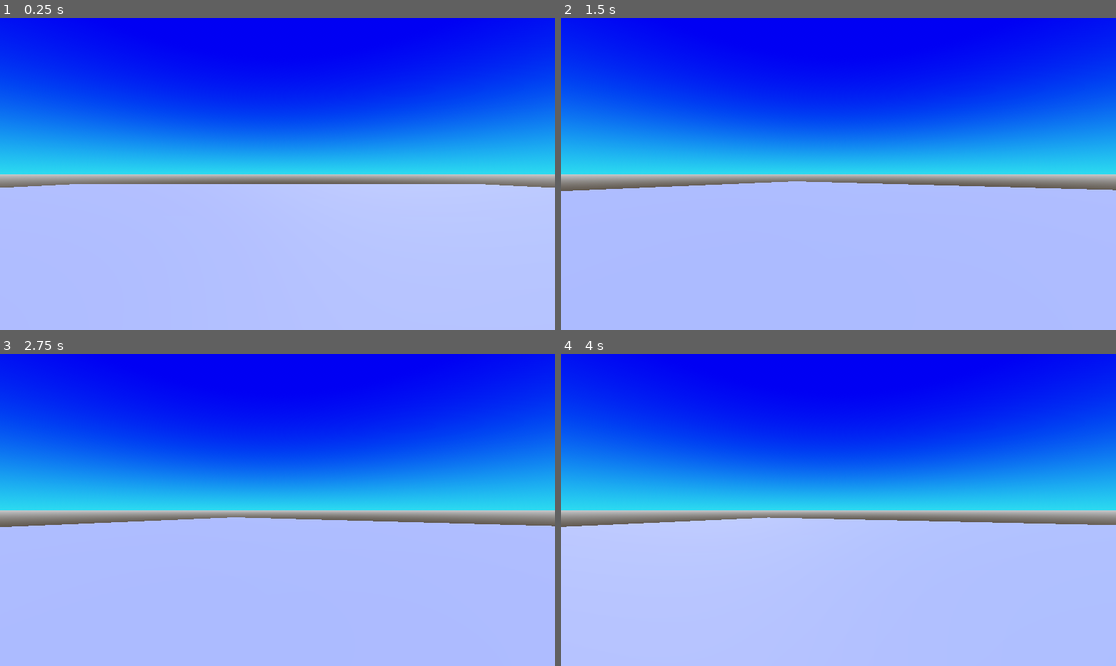
Above: before the commit, frames 1-4 (two rows, left to right).
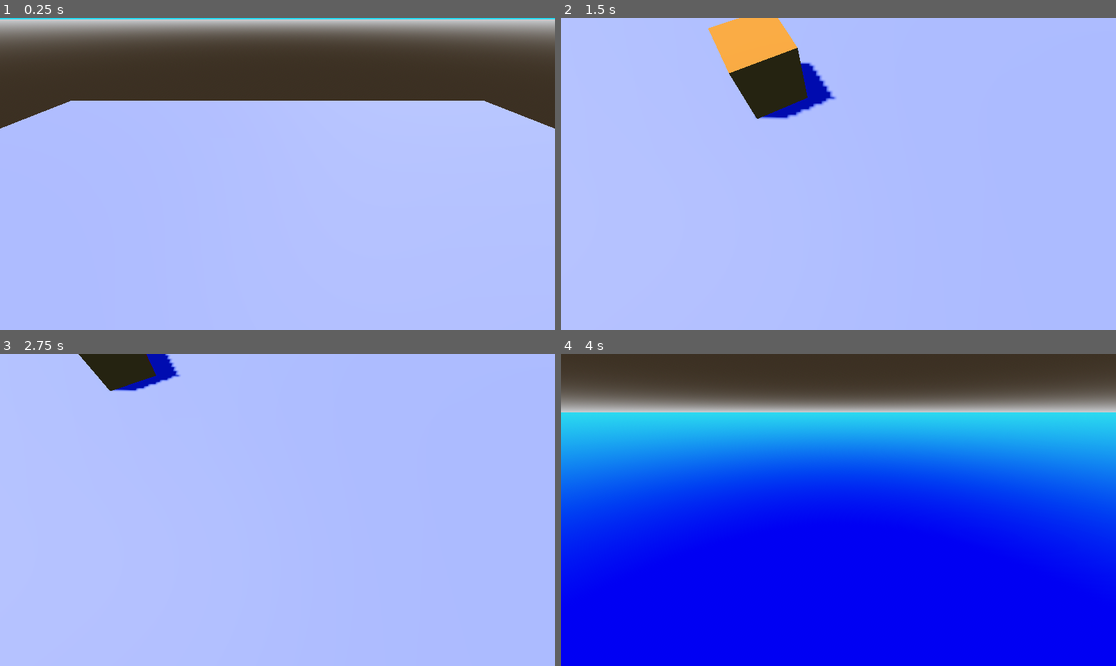
Above: after the commit, the same moments.

Repository: ek-94/godot-prototypes
Game: Godot game, scene res://world.tscn
Same seed, same stepped clock (60 frames per second), same inputs: the game is played once before the commit and once after it.
Inputs (mouse positions are in pixels of both pictures, inside the frame that each line leads up to):
- Up to frame 1 (0.25 s): no input
- Up to frame 2 (1.5 s): tap Enter at 0.5 s; move the mouse to (960, 158) at 0.52 s; hold D (right) 0.53-1.28 s; hold Middle mouse button (rotate_camera) 0.53-1.28 s; tap Mouse wheel up (zoom_in, bound only after the commit) at 0.8, 1.35 s; move the mouse to (727, 189) at 1.27 s; hold S (backwards) from 1.28 s (still down)
- Up to frame 3 (2.75 s): tap Mouse wheel down (zoom_out, bound only after the commit) at 1.55, 2.1 s; move the mouse to (333, 441) at 2.02 s; release S (backwards) at 2.03 s; hold D (right) from 2.03 s (still down); hold Middle mouse button (rotate_camera) from 2.03 s (still down)
- Up to frame 4 (4 s): move the mouse to (810, 572) at 2.77 s; release D (right) at 2.78 s; release Middle mouse button (rotate_camera) at 2.78 s; hold W (forward) 2.78-3.53 s; tap Middle mouse button (rotate_camera) at 2.85 s; tap Mouse wheel up (zoom_in, bound only after the commit) at 3.05, 3.6 s; tap Space at 3.5 s; move the mouse to (1005, 556) at 3.52 s; hold A (left) from 3.53 s (still down); tap Mouse wheel down (zoom_out, bound only after the commit) at 3.8 s

The runs differ from the first frame. In frame 1, 53% of the frame differs, in the area x 0-100%, y 0-55%; in frame 2, 54%; in frame 3, 54%; in frame 4, 96%, in the area x 0-100%, y 0-100%.

Commit message:
Fix camera controls

Diff:
--- a/zombie-survival/camera_3d.gd
+++ b/zombie-survival/camera_3d.gd
@@ -1,20 +1 @@
 extends Camera3D
-
-var rotate_speed = 1.0
-var camera_speed = 1
-
-
-func _input(event):
-	if event is InputEventMouseMotion:
-		if Input.is_action_pressed("rotate_camera"):
-			rotate_y(deg_to_rad(-event.relative.x * rotate_speed))
-
-func _physics_process(delta):
-	var input_dir = Input.get_vector(
-		"left",
-		"right",
-		"forward",
-		"backwards"
-	)
-
-	var dir = Vector3(input_dir.x, 0, input_dir.y)
--- /dev/null
+++ b/zombie-survival/camera_mount.gd
@@ -0,0 +1,41 @@
+extends Node3D
+
+var rotate_speed = 0.5
+var camera_speed = 3
+@onready var raycast: RayCast3D = $Camera3D/RayCast3D
+@onready var camera: Camera3D = $Camera3D
+
+
+func _input(event):
+	if event is InputEventMouseMotion:
+		if Input.is_action_pressed("rotate_camera"):
+			rotate_y(deg_to_rad(-event.relative.x * rotate_speed))
+			camera.rotate_x(deg_to_rad(-event.relative.y * rotate_speed))
+
+func _physics_process(delta):
+	var move_dir = Vector3.ZERO
+
+	if Input.is_action_pressed("left"):
+		move_dir += -global_basis.x
+	if Input.is_action_pressed("right"):
+		move_dir += global_basis.x
+	if Input.is_action_pressed("forward"):
+		move_dir += -global_basis.z
+	if Input.is_action_pressed("backwards"):
+		move_dir += global_basis.z
+
+	move_dir.y = 0
+	if Input.is_action_just_released("zoom_in"):
+		var dir = raycast.global_position - raycast.to_global(raycast.target_position)
+		dir = dir.normalized()
+		position += -dir * camera_speed * delta
+
+	if Input.is_action_just_released("zoom_out"):
+		var dir = raycast.global_position - raycast.to_global(raycast.target_position)
+		dir = dir.normalized()
+		position += dir * camera_speed * delta
+
+
+	if move_dir != Vector3.ZERO:
+		move_dir = move_dir.normalized()
+		position += move_dir * camera_speed * delta
--- a/zombie-survival/project.godot
+++ b/zombie-survival/project.godot
@@ -42,6 +42,16 @@
 "events": [Object(InputEventMouseButton,"resource_local_to_scene":false,"resource_name":"","device":-1,"window_id":0,"a …(253 unchanged characters)…
 ]
 }
+zoom_in={
+"deadzone": 0.2,
+"events": [Object(InputEventMouseButton,"resource_local_to_scene":false,"resource_name":"","device":-1,"window_id":0,"alt_pressed":false,"shift_pressed":false,"ctrl_pressed":false,"meta_pressed":false,"button_mask":0,"position":Vector2(0, 0),"global_position":Vector2(0, 0),"factor":1.0,"button_index":4,"canceled":false,"pressed":false,"double_click":false,"script":null)
+]
+}
+zoom_out={
+"deadzone": 0.2,
+"events": [Object(InputEventMouseButton,"resource_local_to_scene":false,"resource_name":"","device":-1,"window_id":0,"alt_pressed":false,"shift_pressed":false,"ctrl_pressed":false,"meta_pressed":false,"button_mask":0,"position":Vector2(0, 0),"global_position":Vector2(0, 0),"factor":1.0,"button_index":5,"canceled":false,"pressed":false,"double_click":false,"script":null)
+]
+}
 
 [physics]
 
--- a/zombie-survival/world.tscn
+++ b/zombie-survival/world.tscn
@@ -1,6 +1,7 @@
 [gd_scene format=3 uid="uid://cx4838qfjdkyl"]
 
 [ext_resource type="Script" uid="uid://dyajfvepor6f0" path="res://camera_3d.gd" id="1_f3sb7"]
+[ext_resource type="Script" uid="uid://sfirvywdtori" path="res://camera_mount.gd" id="1_fj7yv"]
 
 [sub_resource type="ProceduralSkyMaterial" id="ProceduralSkyMaterial_f3sb7"]
 sky_top_color = Color(0, 0, 0.9019608, 1)
@@ -19,6 +20,9 @@
 glow_enabled = true
 fog_light_color = Color(1, 0, 0, 1)
 
+[sub_resource type="StandardMaterial3D" id="StandardMaterial3D_fj7yv"]
+albedo_color = Color(1, 0.5058824, 0, 1)
+
 [node name="world" type="Node3D" unique_id=817507099]
 
 [node name="DirectionalLight3D" type="DirectionalLight3D" parent="." unique_id=1194177203]
@@ -32,6 +36,16 @@
 transform = Transform3D(1, 0, 0, 0, 1, 0, 0, 0, 1, 0, -0.5, 0)
 size = Vector3(20, 1, 20)
 
-[node name="Camera3D" type="Camera3D" parent="." unique_id=1100425505]
-transform = Transform3D(1, 0, 0, 0, 1, 0, 0, 0, 1, 0, 0.5, 0)
+[node name="CameraMount" type="Node3D" parent="." unique_id=1561455420]
+script = ExtResource("1_fj7yv")
+
+[node name="Camera3D" type="Camera3D" parent="CameraMount" unique_id=1100425505]
+transform = Transform3D(1, 0, 0, 0, 0.79652995, 0.6045992, 0, -0.6045992, 0.79652995, 0, 3.1267114, 0)
 script = ExtResource("1_f3sb7")
+
+[node name="RayCast3D" type="RayCast3D" parent="CameraMount/Camera3D" unique_id=11789903]
+target_position = Vector3(0, 0, -100)
+
+[node name="CSGBox3D2" type="CSGBox3D" parent="." unique_id=1271122930]
+transform = Transform3D(1, 0, 0, 0, 1, 0, 0, 0, 1, 4.8, 0.5, 0)
+material = SubResource("StandardMaterial3D_fj7yv")
Not shown, added: zombie-survival/camera_mount.gd.uid
